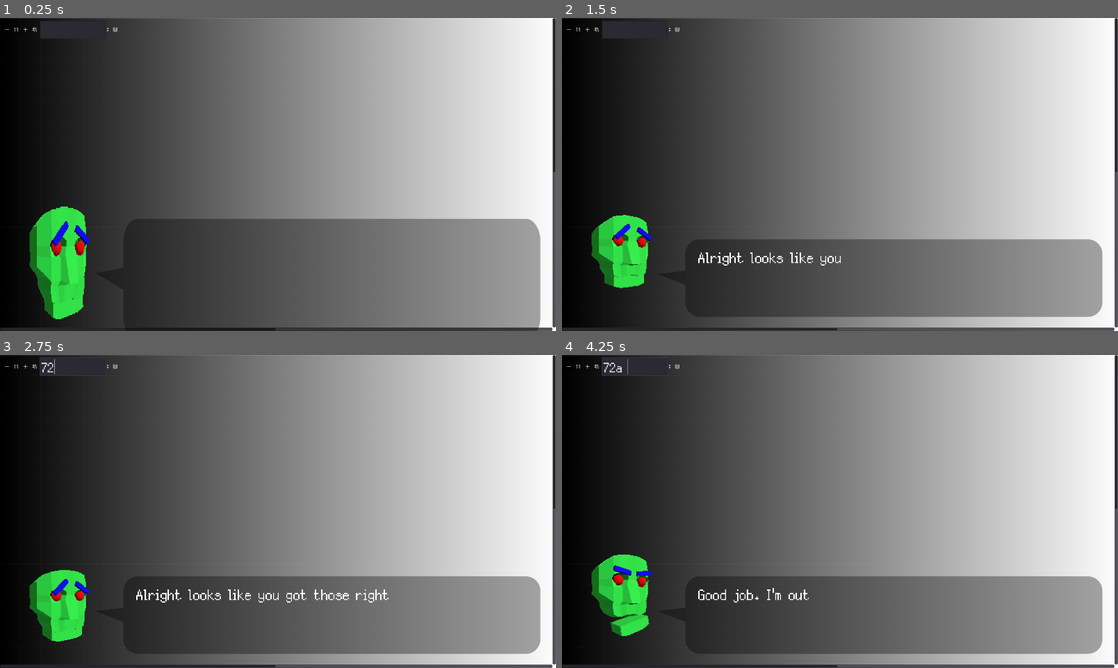
Above: before the commit, frames 1-4 (two rows, left to right).
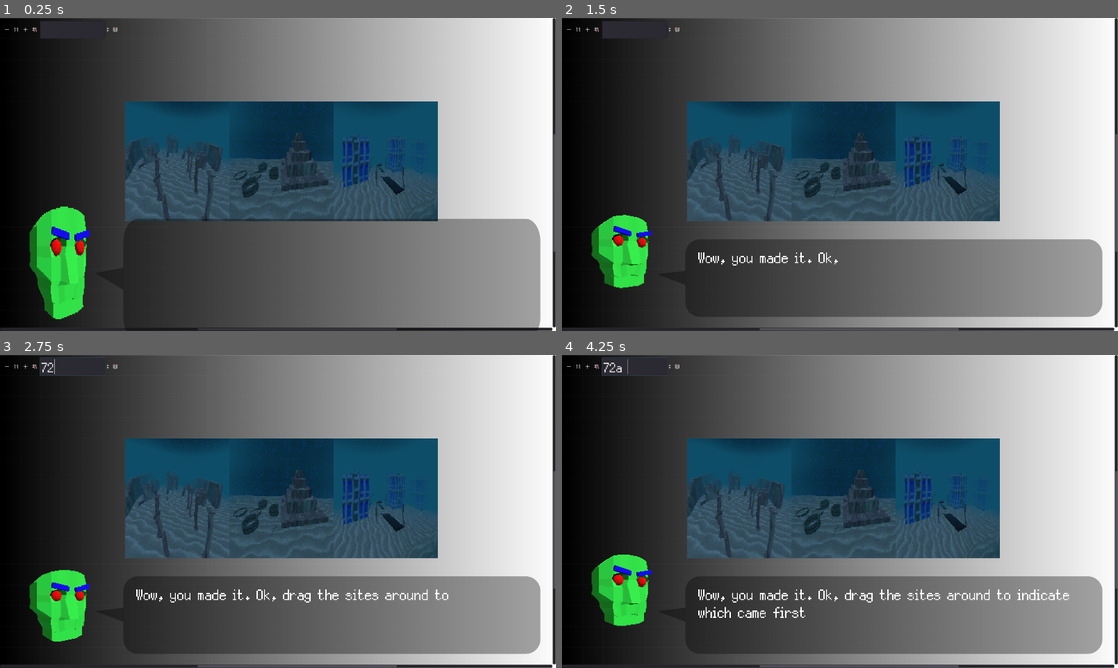
Above: after the commit, the same moments.

Repository: tehdi/demersal
Game: Godot game, scene res://UI/TimelineMenu/TimelineMenu.tscn
The game is run twice, just before and just after one commit, with the same random seed, the same clock (stepped at 60 frames per second) and the same inputs. This scene is started directly instead of the project's main scene.
Inputs (mouse positions are in pixels of both pictures, inside the frame that each line leads up to):
- Up to frame 1 (0.25 s): no input
- Up to frame 2 (1.5 s): tap Enter at 0.5 s; move the mouse to (962, 158) at 0.52 s; hold D (move_right) 0.53-1.25 s; tap E (interact) at 0.6 s; click (962, 158) at 0.67 s; tap Space (move_jump) at 0.77 s; drag from (728, 190) to (812, 237) at 1.27 s
- Up to frame 3 (2.75 s): move the mouse to (333, 442) at 2.02 s; hold D (move_right) from 2.03 s (still down); tap Tab (tab) at 2.1 s
- Up to frame 4 (4.25 s): release D (move_right) at 2.75 s; drag from (812, 574) to (673, 464) at 2.77 s; move the mouse to (1006, 558) at 3.52 s; hold A (move_left) from 3.53 s (still down); hold Shift (move_sprint) from 3.53 s (still down); tap Space (move_jump) at 3.77 s

The runs differ from the first frame. In frame 1, 22% of the frame differs, in the area x 9-100%, y 26-100%; in frame 2, 22%; in frame 3, 23%; in frame 4, 23%, in the area x 7-100%, y 26-100%.
Error before the commit: Invalid get index 'display_name' (on base: 'Reference (SiteClass.gd)'). (res://UI/TimelineMenu/TimelineMenu.gd:27)

Commit message:
Site icons in

Diff:
--- a/SiteTagging.gd
+++ b/SiteTagging.gd
@@ -75,6 +75,10 @@
 func _ready():
 	add_test_unlocks()
 
+	sites_unlocked["site_a"].icon = $DefaultSites/Site1.texture
+	sites_unlocked["site_b"].icon = $DefaultSites/Site2.texture
+	sites_unlocked["site_c"].icon = $DefaultSites/Site3.texture
+
 func get_tags():
 	return tags_all
 
--- a/SiteTagging.tscn
+++ b/SiteTagging.tscn
@@ -1,38 +1,16 @@
-[gd_scene load_steps=12 format=2]
+[gd_scene load_steps=9 format=2]
 
 [ext_resource path="res://MuralTemplate.gd" type="Script" id=1]
 [ext_resource path="res://SiteTemplate.gd" type="Script" id=2]
 [ext_resource path="res://SiteTagging.gd" type="Script" id=3]
-
-[sub_resource type="Gradient" id=1]
-offsets = PoolRealArray( 0, 0.379518, 1 )
-colors = PoolColorArray( 0, 0, 0, 1, 1, 0.785156, 0.785156, 1, 0.992188, 0, 1, 1 )
-
-[sub_resource type="GradientTexture2D" id=2]
-gradient = SubResource( 1 )
-fill_from = Vector2( 0.15, 0.829167 )
+[ext_resource path="res://Art/siteIcons/siteb.PNG" type="Texture" id=4]
+[ext_resource path="res://Art/siteIcons/sitec.PNG" type="Texture" id=5]
+[ext_resource path="res://Art/siteIcons/sitea.PNG" type="Texture" id=6]
 
 [sub_resource type="Gradient" id=8]
 
 [sub_resource type="GradientTexture2D" id=9]
 gradient = SubResource( 8 )
-
-[sub_resource type="Gradient" id=5]
-offsets = PoolRealArray( 0.0481928, 0.141566, 1 )
-colors = PoolColorArray( 0, 0, 0, 1, 1, 0.914063, 0, 1, 0, 1, 0.953125, 1 )
-
-[sub_resource type="GradientTexture2D" id=4]
-gradient = SubResource( 5 )
-fill = 1
-
-[sub_resource type="Gradient" id=6]
-offsets = PoolRealArray( 0.00301205, 1 )
-colors = PoolColorArray( 1, 0, 0, 1, 0, 0.0859375, 1, 1 )
-
-[sub_resource type="GradientTexture2D" id=7]
-gradient = SubResource( 6 )
-fill = 1
-fill_from = Vector2( 0.516667, 0.520833 )
 
 [node name="SiteTagging" type="Node"]
 script = ExtResource( 3 )
@@ -43,7 +21,7 @@
 script = ExtResource( 2 )
 site_id = "site_a"
 display_name = "[SITE A]"
-texture = SubResource( 2 )
+texture = ExtResource( 6 )
 
 [node name="Mural_a" type="Node" parent="DefaultSites/Site1"]
 script = ExtResource( 1 )
@@ -55,10 +33,10 @@
 script = ExtResource( 2 )
 site_id = "site_b"
 display_name = "[SITE B]"
-texture = SubResource( 4 )
+texture = ExtResource( 4 )
 
 [node name="Site3" type="Node" parent="DefaultSites"]
 script = ExtResource( 2 )
 site_id = "site_c"
 display_name = "[SITE C]"
-texture = SubResource( 7 )
+texture = ExtResource( 5 )
--- a/UI/TimelineMenu/TimelineMenu.gd
+++ b/UI/TimelineMenu/TimelineMenu.gd
@@ -24,7 +24,7 @@
 func setup_site(site_id, site):
 	var graph_node = graph_node_prefab.instance()
 
-	graph_node.setup_ui(site_id, site.display_name, site.icon)
+	graph_node.setup_ui(site_id, "", site.icon)
 	$GraphEdit.add_child(graph_node)
 	graph_node.connect("on_node_moved", self, "_on_TimelineMenuUINode_on_node_moved")
 
